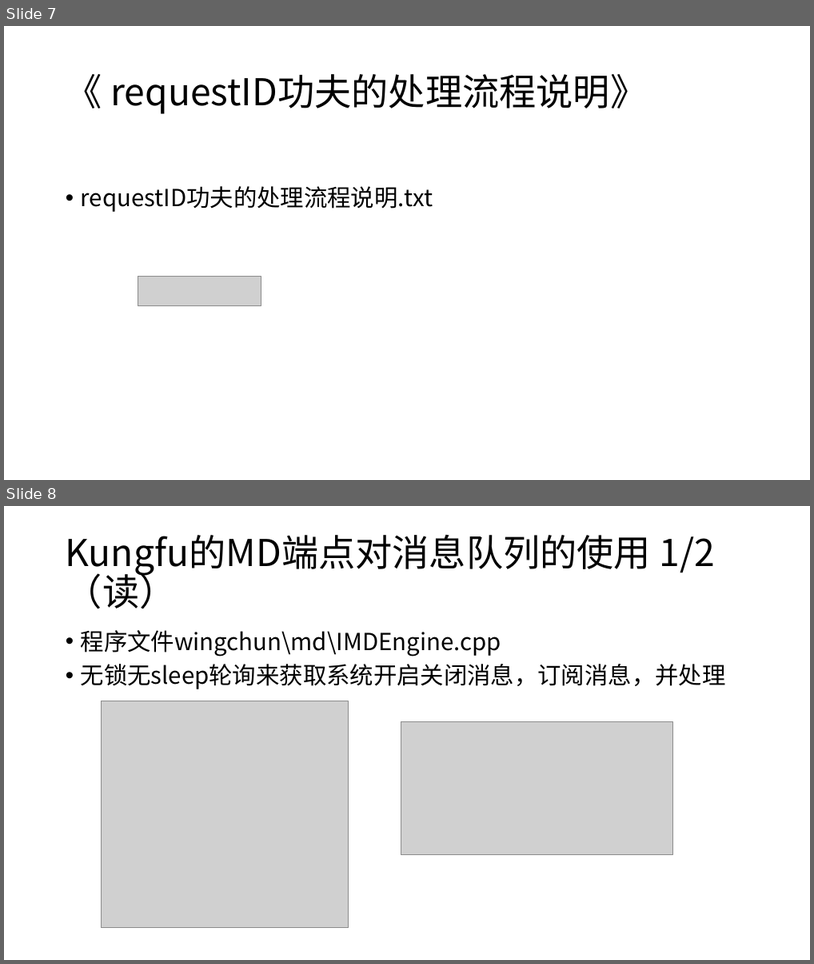
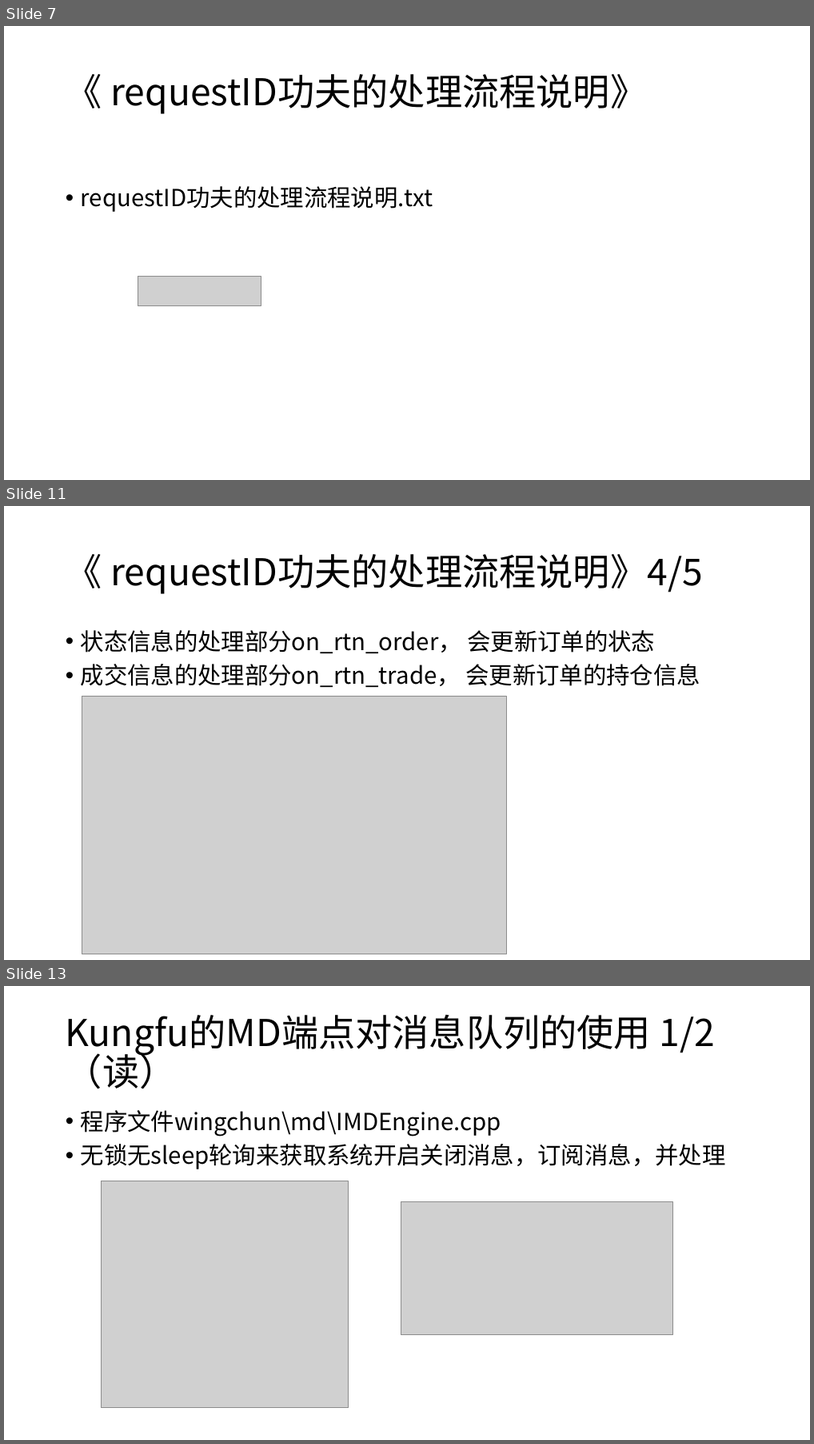
Before and after one commit to qingtiandalaoye/useful_doc, a slide deck: 虚拟货币跨交易所高频交易系统.pptx. Shown one above the other, each under a label of ours: slides 7 and 8 before the commit, slides 7, 11 and 13 after it; the slides between them are not shown. The pictures are 814x964 and 814x1444 pixels, drawn with LibreOffice and Linux fonts; fonts in the diff are those of the drawing; grey boxes stand for pictures. Boxes give left, top, right and bottom in pixels: in the first picture for what was removed or moved away, otherwise in the second. Text is boxed around its words. In the diff, an @@ line names an element or a change of style, - is before the commit and + after.

Commit message:
add requestID part

```diff
--- a/虚拟货币跨交易所高频交易系统.pptx
+++ b/虚拟货币跨交易所高频交易系统.pptx
@@ slide 11 added at (4,506,810,960), background #FFFFFF @@
@@ title added at (66,554,703,594), 44 pt, text #000000 @@
+《 requestID功夫的处理流程说明》4/5
@@ text added at (81,630,701,687), 28 pt, text #000000 @@
+• 状态信息的处理部分on_rtn_order， 会更新订单的状态
+• 成交信息的处理部分on_rtn_trade， 会更新订单的持仓信息
@@ picture added at (82,696,506,953) @@
@@ what was slide 8 is now slide 13 @@
```
Also in this commit, not shown: 1 slide changed, 5 other slides added.
